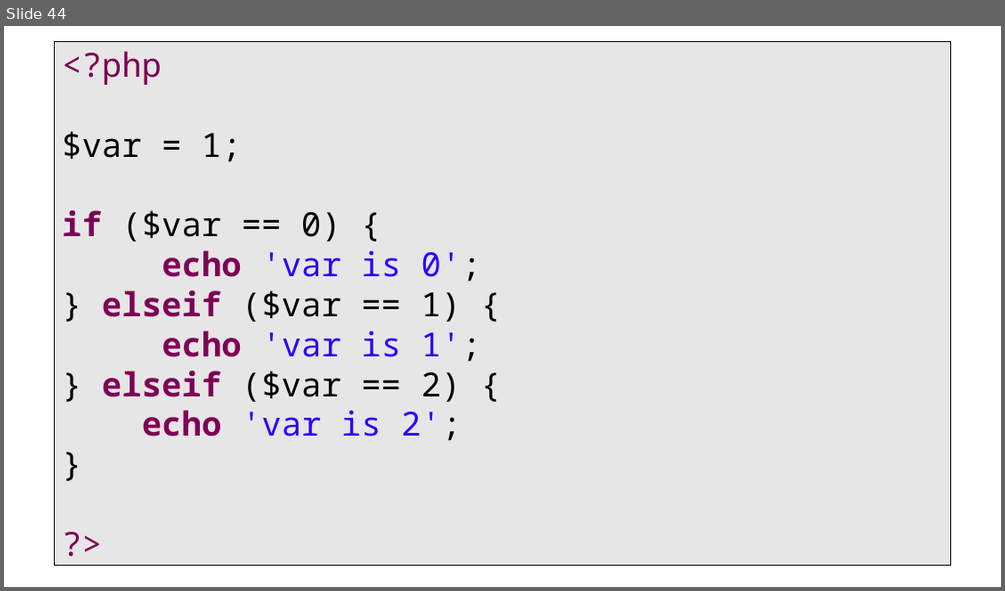
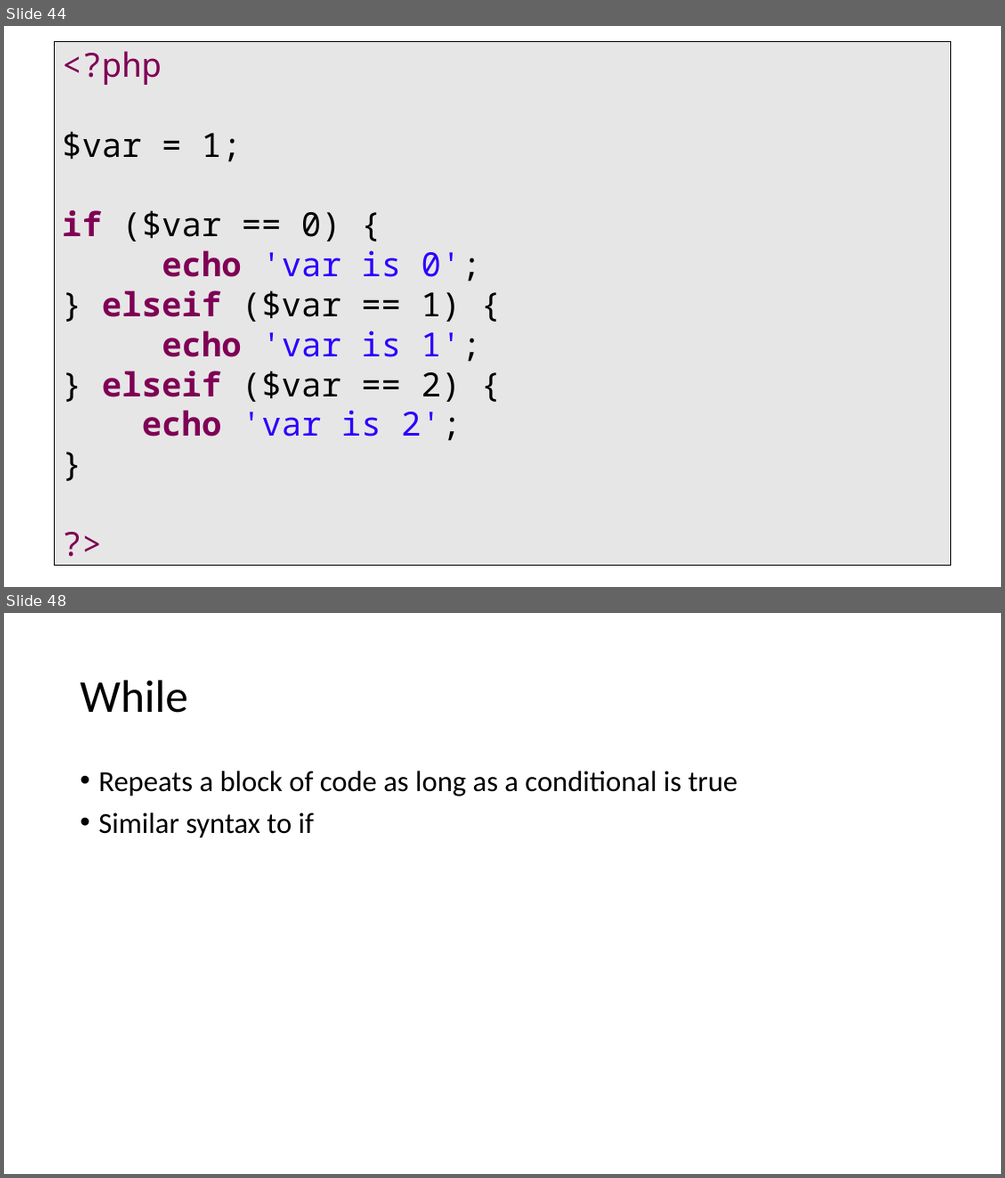
Before and after one commit to PHPEmbark/curriculum, a slide deck: course/1 - Basic Programming/Basics Of Programming.pptx. Shown one above the other, each under a label of ours: slide 44 before the commit, slides 44 and 48 after it; the slides between them are not shown. The pictures are 1005x591 and 1005x1178 pixels, drawn with LibreOffice and Linux fonts; fonts in the diff are those of the drawing. Boxes give left, top, right and bottom in pixels: in the first picture for what was removed or moved away, otherwise in the second. Text is boxed around its words. In the diff, an @@ line names an element or a change of style, - is before the commit and + after.

Commit message:
More powerpoint stuff
Logic and loops and conditionals, oh my!

```diff
--- a/course/1 - Basic Programming/Basics Of Programming.pptx
+++ b/course/1 - Basic Programming/Basics Of Programming.pptx
@@ slide 48 added at (4, 613, 1001, 1174), background #FFFFFF @@
@@ title added at (80, 680, 188, 713), 44 pt, text #000000 @@
+While
@@ text added at (98, 771, 738, 838), 28 pt, text #000000 @@
+• Repeats a block of code as long as a conditional is true
+• Similar syntax to if
```
Also in this commit, not shown: 8 other slides added.
